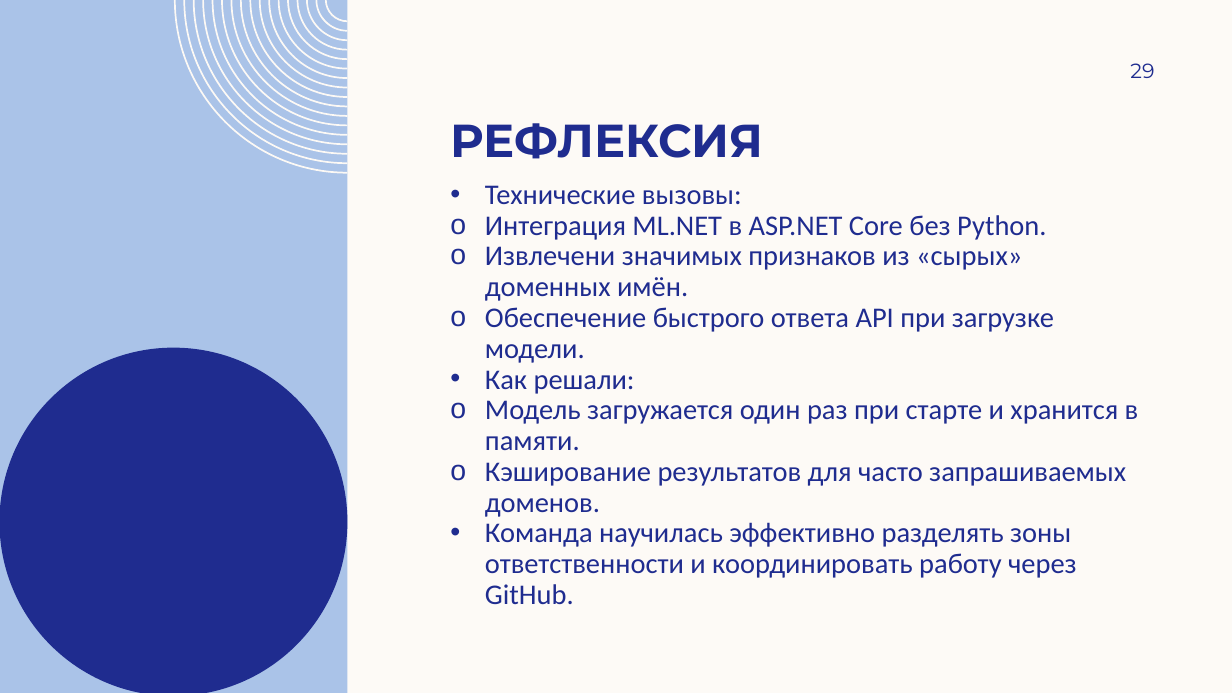
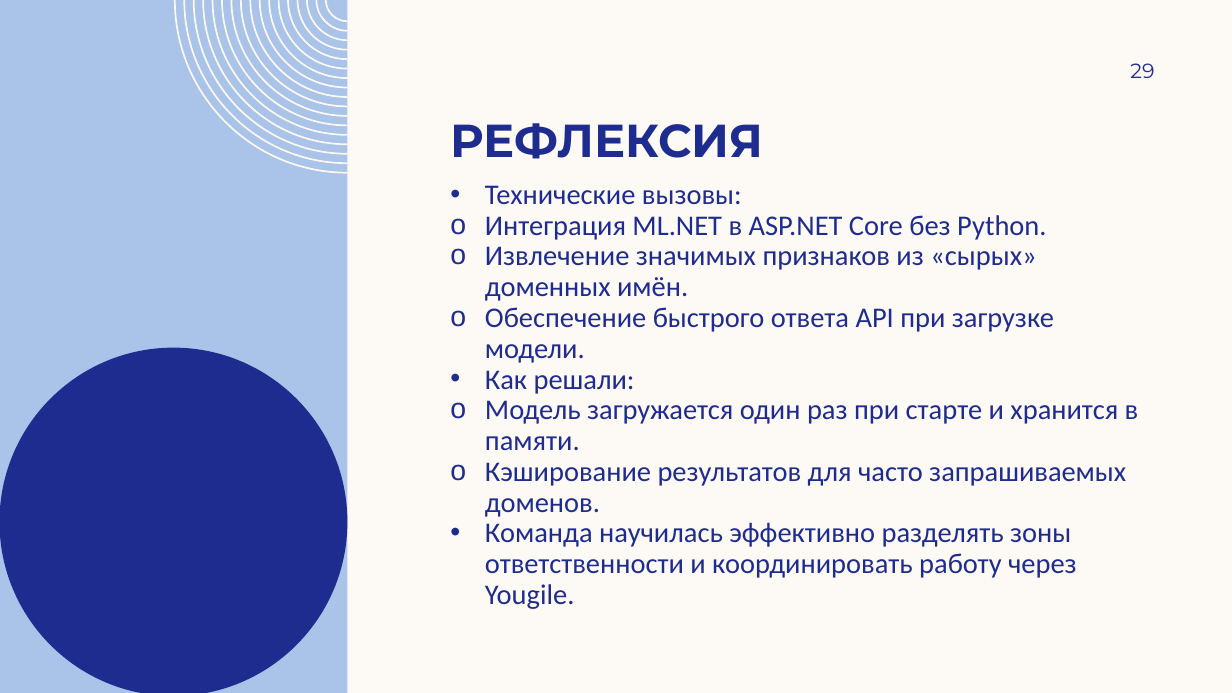
Before and after one commit to andreyilych/cs2valvesoftware, a slide deck: slide 29 of анализатор подозрительности доменных имен (DNS).pptx. Drawn at 1232x693 pixels with LibreOffice and Linux fonts; fonts in the diff are those of the drawing; background and template pictures are left out. Boxes give left, top, right and bottom in pixels: in the first picture for what was removed or moved away, otherwise in the second. Text is boxed around its words. In the diff, an @@ line names an element or a change of style, - is before the commit and + after.

```diff
--- a/анализатор подозрительности доменных имен (DNS).pptx
+++ b/анализатор подозрительности доменных имен (DNS).pptx
@@ text at (485,246,1036,301): text changed @@
-o Извлечени значимых признаков из «сырых» доменных имён.
+o Извлечение значимых признаков из «сырых» доменных имён.
@@ text at (485,522,1077,609): text changed @@
-• Команда научилась эффективно разделять зоны ответственности и координировать работу через GitHub.
+• Команда научилась эффективно разделять зоны ответственности и координировать работу через Yougile.
```
Also in this commit, not shown: 3 other slides changed.
